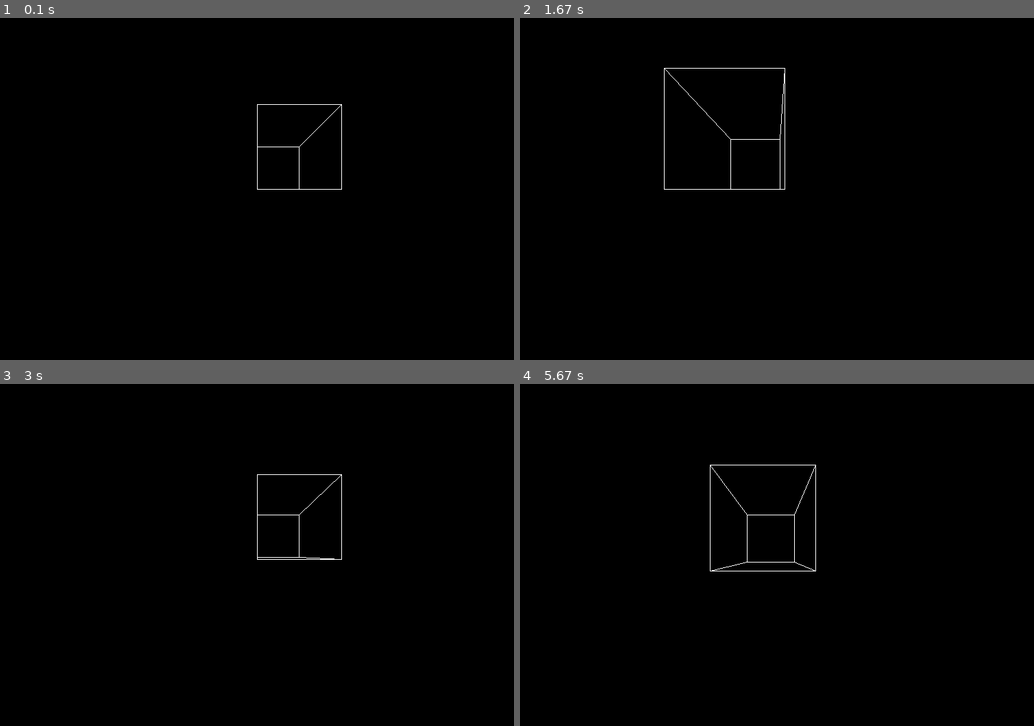
Above: before the commit, frames 1-4 (two rows, left to right).
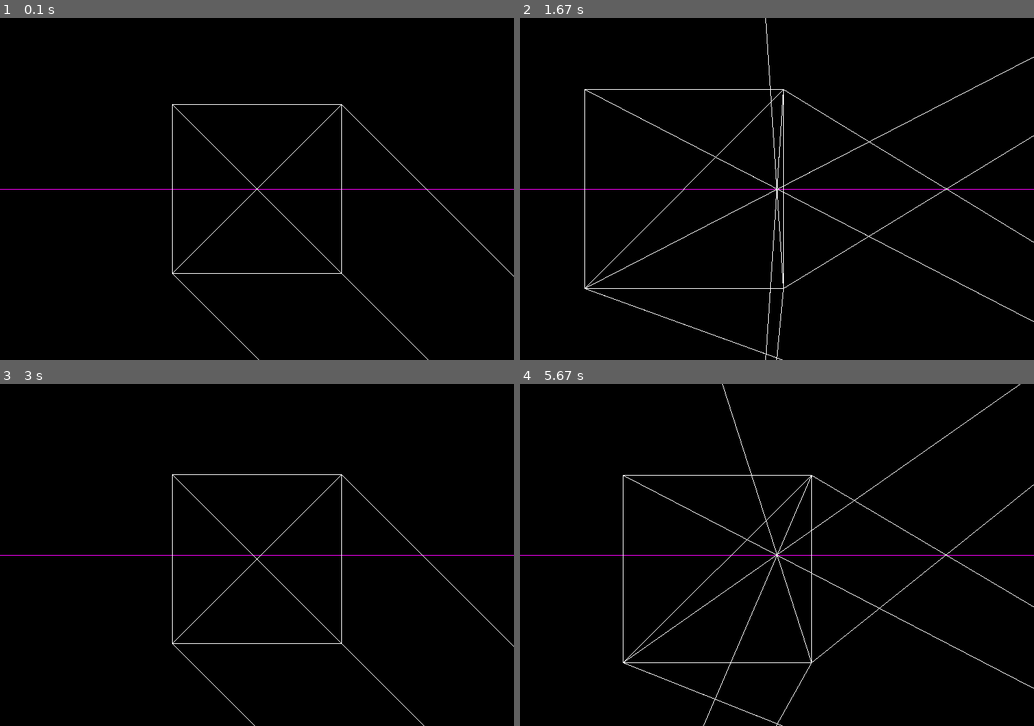
Above: after the commit, the same moments.

Repository: evanrk/3D_engine_revisited
Game: pygame game, started from main.py
The game is run twice, just before and just after one commit, with the same random seed, the same clock (stepped at 60 frames per second) and the same inputs.
Inputs:
- Up to frame 1 (0.1 s): no input
- Up to frame 2 (1.67 s): hold Right 0.33-0.8 s; hold Up 0.83-1.13 s; hold Right 1.17-1.63 s
- Up to frame 3 (3 s): hold Left 1.67-2.2 s; tap E at 1.82 s; hold Down 2.23-2.53 s; hold Left 2.57-2.97 s
- Up to frame 4 (5.67 s): hold Up 3-3.37 s; tap E at 3.15, 4.62 s; hold Right 3.4-4.03 s; hold Down 4.07-4.43 s; hold Left 4.47-4.93 s; hold Right 4.97-5.43 s; hold Up from 5.47 s (still down)

The runs differ from the first frame. In frame 1, 0.7% of the frame differs, in the area x 0-100%, y 25-100%; in frame 2, 1.6%, in the area x 0-100%, y 0-100%; in frame 3, 0.8%; in frame 4, 1.6%.

Commit message:
making changes, started obj class

Diff:
--- a/camera.py
+++ b/camera.py
@@ -36,12 +36,11 @@
 
 
     def draw_line_3d(self, surface, vector:Vector3):
-        # the magnitude in the direction of the camera perp vector should be the distance of that vector in the projected x direction
-        # projection_x = self.camera_x.proj_scalar(vector - Vector3(self.camera_normal.start_pos))
+        # the magnitude in the direction of the camera perp start and end position should be the distance of those vector (points) in the projected x direction
         projection_x_end = self.camera_x.proj_scalar(Vector3(vector.end_pos) - Vector3(self.camera_normal.start_pos))
         projection_x_start = self.camera_x.proj_scalar(Vector3(vector.start_pos) - Vector3(self.camera_normal.start_pos))
+
         # same for this one but in the y direction
-        # projection_y = self.camera_y.proj_scalar(vector - Vector3(self.camera_normal.start_pos))
         projection_y_end = self.camera_y.proj_scalar(Vector3(vector.end_pos) - Vector3(self.camera_normal.start_pos))
         projection_y_start = self.camera_y.proj_scalar(Vector3(vector.start_pos) - Vector3(self.camera_normal.start_pos))
 
@@ -50,22 +49,6 @@
 
         # projection_y_start = Vector3(projection_y.start_pos) - Vector3(self.camera_normal.start_pos)
         # projection_z_start = Vector3(projection_z.start_pos) - Vector3(self.camera_normal.start_pos)
-
-        # edge_x = max(math.tan(FOV/2) * projection_z, 0)
-        # edge_y = max(math.tan(FOV/2) * projection_z * WINDOW_WIDTH/WINDOW_HEIGHT, 0) # scaled bc height is smaller
-
-
-        # if abs(projection_x) > abs(edge_x):
-        #     projection_x = math.copysign(edge_x, projection_x)
-
-        # if abs(projection_y) > abs(edge_y):
-        #     projection_y = math.copysign(edge_x, projection_y)
-
-        # must project the position too
-        # position_vector = Vector3(vector.start_pos)
-
-        # projection_x_start = self.camera_x.proj_scalar(position_vector)
-        # projection_y_start = self.camera_y.proj_scalar(position_vector)
 
         draw_line_2d(surface, Vector2((projection_x_end-projection_x_start, projection_y_end-projection_y_start), (projection_x_start, projection_y_start), color=vector.color))
 
@@ -89,11 +72,14 @@
         # the distance to the end of the vector
         distance_to_end = self.camera_normal.proj_scalar(vector_end - Vector3(self.camera_normal.start_pos))
 
-        print(f"{distance_to_start=}\n{distance_to_end=}")
+        # print(f"{distance_to_start=}\n{distance_to_end=}")
+
+        if distance_to_end <= 0 and distance_to_start <= 0:
+            return
 
         # scaled start and end from the fov
-        scaler_start = (math.tan(FOV/2) * distance_to_start)
-        scaler_end = (math.tan(FOV/2) * distance_to_end)
+        scaler_start = (math.tan(FOV/2) * distance_to_start) / 2 # seems to be off the divide by 2 is something
+        scaler_end = (math.tan(FOV/2) * distance_to_end) / 2 # seems to be off
 
         # scaled to perspective
         perspective_x_start = projection_x_start / scaler_start
@@ -102,32 +88,27 @@
         perspective_y_start = projection_y_start / scaler_start
         perspective_y_end = projection_y_end / scaler_end
 
-        draw_line_2d(surface, Vector2((perspective_x_end-perspective_x_start, perspective_y_end-perspective_y_start), (perspective_x_start, perspective_y_start), color=vector.color))
+        # check if line passes edges of the screen
+        edge_x_start = max(math.tan(FOV/2) * distance_to_start, 0)
+        edge_y_start = max(math.tan(FOV/2) * distance_to_start * WINDOW_WIDTH/WINDOW_HEIGHT, 0) # scaled bc height is smaller
 
-    # def one_point_perspective(self, surface, vector:Vector3):
-    #     vector_start = Vector3(vector.start_pos)
-    #     vector_end = (vector + vector_start)
+        edge_x_end = max(math.tan(FOV/2) * distance_to_end, 0)
+        edge_y_end = max(math.tan(FOV/2) * distance_to_end * WINDOW_WIDTH/WINDOW_HEIGHT, 0) # scaled bc height is smaller
+
+        if abs(projection_x_start) > abs(edge_x_start):
+            projection_x_start = math.copysign(edge_x_start, projection_x_start)
+
+        if abs(projection_y_start) > abs(edge_y_start):
+            projection_y_start = math.copysign(edge_y_start, projection_y_start)
+
+        if abs(projection_x_end) > abs(edge_x_end):
+            projection_x_end = math.copysign(edge_x_end, projection_x_end)
+
+        if abs(projection_y_end) > abs(edge_y_end):
+            projection_y_end = math.copysign(edge_y_end, projection_y_end)
 
 
-    #     # the distance to the start of the vector
-    #     distance_to_start = self.camera_normal.proj_scalar(vector_start - Vector3(self.camera_normal.start_pos))
-    #     # the distance to the end of the vector
-    #     distance_to_end = self.camera_normal.proj_scalar(vector_end - Vector3(self.camera_normal.start_pos))
-
-    #     print(f"{distance_to_start=}\n{distance_to_end=}\n")
-
-    #     # scaled start and end from the fov
-    #     scaler_start = (math.tan(FOV/2) * distance_to_start)
-    #     scaler_end = (math.tan(FOV/2) * distance_to_end)
-
-    #     # scaled to perspective
-    #     perspective_start = vector_start / scaler_start
-    #     perspective_end = vector_end / scaler_end
-
-    #     # create perspective vector from the new start and end values
-    #     perspective_vector = Vector3((perspective_end-perspective_start).values, perspective_start.values, color=vector.color)
-
-    #     self.draw_line_3d(surface, perspective_vector)
+        draw_line_2d(surface, Vector2((perspective_x_end-perspective_x_start, perspective_y_end-perspective_y_start), (perspective_x_start, perspective_y_start), color=vector.color))
 
 
     def draw_vecs_3d(self, surface, vecs):
@@ -138,36 +119,3 @@
     def draw_vecs_1p(self, surface, vecs):
         for vec in vecs:
             self.one_point_perspective(surface, vec)
-
-
-
-# legacy one point perspective (scales very weirdly and i cant figure it out haha)
- # def one_point_perspective(self, surface, vector:Vector3):
-    #     """Project onto a one point perspective. Condenses points based on z value"""
-    #     # z axis is out/in the screen
-
-    #     start_pos_x = vector.start_pos[0] - self.camera_normal.start_pos[0]
-    #     start_pos_y = vector.start_pos[1] - self.camera_normal.start_pos[1]
-    #     start_pos_z = (vector.start_pos[2] - self.camera_normal.start_pos[2])
-    #     # start_pos_z = vector.start_pos[2]/10
-
-    #     end_pos_x = vector.end_pos[0] - self.camera_normal.start_pos[0]
-    #     end_pos_y = vector.end_pos[1] - self.camera_normal.start_pos[1]
-    #     end_pos_z = (vector.end_pos[2] - self.camera_normal.start_pos[2])
-    #     # end_pos_z = vector.end_pos[2]/10
-
-    #     # tan gives the ratio for distance to x size <--- IMPORTANT
-    #     proj_start_pos_x = start_pos_x / (math.tan(FOV/2) * start_pos_z)
-    #     proj_start_pos_y = start_pos_y / (math.tan(FOV/2) * start_pos_z)
-
-    #     proj_end_pos_x = end_pos_x / (math.tan(FOV/2) * end_pos_z)
-    #     proj_end_pos_y = end_pos_y / (math.tan(FOV/2) * end_pos_z)
-
-    #     # create new vector2d
-    #     vector_length_values = (proj_end_pos_x - proj_start_pos_x, proj_end_pos_y - proj_start_pos_y)
-    #     start_values = (proj_start_pos_x, proj_start_pos_y)
-
-    #     perspective_vector = Vector2(vector_length_values, start_pos=start_values, color=vector.color)
-
-    #     # draw new 2d vector
-    #     draw_line_2d(surface, perspective_vector)
--- a/main.py
+++ b/main.py
@@ -1,10 +1,13 @@
+import sys
+from functools import reduce
+
 import pygame
-import sys
 
 from vectors import *
 from render_helper import *
 from constants import *
 from camera import *
+from objects import Object3D
 
 pygame.init()
 
@@ -19,8 +22,8 @@
 # cube vectors
 
 # x vectors for cube
+cube_vec4 = Vector3((1, 0, 0), (0, 1, 0), color=(255, 255, 255))
 cube_vec3 = Vector3((1, 0, 0), (0, 0, 0), color=(255, 255, 255))
-cube_vec4 = Vector3((1, 0, 0), (0, 1, 0), color=(255, 255, 255))
 cube_vec2 = Vector3((1, 0, 0), (0, 0, 1), color=(255, 255, 255))
 cube_vec1 = Vector3((1, 0, 0), (0, 1, 1), color=(255, 255, 255))
 
@@ -62,9 +65,13 @@
 #     z_vec,
 # ]
 
-# normal vec of camera
+
+cube = Object3D.read_obj("cube.obj")
+vecs = reduce(lambda x, y: x+y , cube.face_vectors)
 
 
+
+# normal vec of camera
 camera_normal = Vector3((0, 0, 1))
 camera_perpendicular_x = Vector3((1, 0, 0))
 camera_pos = (0, 0, -1)
@@ -111,7 +118,8 @@
         # color background black
         window.fill((0, 0, 0))
 
-        # draw_line_2d(window, Vector2((500, 0), (-250, 0), color=(255, 0, 255)))
+        # the horizon line, to keep everything in perspective
+        draw_line_2d(window, Vector2((500, 0), (-250, 0), color=(255, 0, 255)))
 
 
         # camera.draw_vecs_3d(window, vecs)
--- /dev/null
+++ b/objects.py
@@ -0,0 +1,52 @@
+from vectors import *
+from functools import reduce
+
+class Object3D:
+    def __init__(self, face_vectors, vertices, faces):
+        self.face_vectors = face_vectors
+        self.vertices = vertices
+        self.faces = faces
+
+    @classmethod
+    # read_obj is from gpt
+    def read_obj(cls, filename):
+        """creates a Object3d from the corresponding obj file"""
+        vertices = []
+        faces = []
+
+        with open(filename, 'r') as file:
+            for line in file:
+                parts = line.split()
+                if not parts:
+                    continue
+                if parts[0] == 'v':  # This line is a vertex
+                    vertex = list(map(float, parts[1:4]))  # Convert each part into a float
+                    vertices.append(vertex)
+                elif parts[0] == 'f':  # This line is a face
+                    # Faces can be complex, but here we assume it's a simple face with vertex indices
+                    face = [int(part.split('/')[0]) for part in parts[1:]]  # Convert indices to int
+                    faces.append(face)
+
+
+        face_vectors = []
+        # faces are triangles in space (need 3 vectors each)
+        for face in faces:
+            face_vertices = [vertices[vertex_index-1] for vertex_index in face]
+
+            # the last vector has index 2 as starting and index 0 as ending (easier to append first to the end)
+            face_vertices.append(face_vertices[0])
+
+            face_parts = []
+            for first_vertex, second_vertex in zip(face_vertices[1:], face_vertices):
+                face_vector = Vector3([b - a for a, b in zip(first_vertex, second_vertex)], first_vertex, color=(255, 255, 255))
+                face_parts.append(face_vector)
+
+            face_vectors.append(face_parts)
+
+        return cls(face_vectors, vertices, faces)
+
+# Usage
+# face_vectors, vertices, faces =
+# Object3D.read_obj("cube.obj")
+# print("Vertices:", vertices)
+# print("Faces vecs:", face_vectors)
--- /dev/null
+++ b/pyproject.toml
@@ -0,0 +1,8 @@
+[project]
+name = "3d-engine-2"
+version = "0.1.0"
+requires-python = ">=3.13"
+dependencies = [
+    "numpy>=2.5.4",
+    "pygame>=2.6.1",
+]
--- a/vectors.py
+++ b/vectors.py
@@ -122,7 +122,7 @@
         return Vector3(self.values / other, color=self.color)
 
     def __str__(self):
-        return f"{self.values}"
+        return f"Vec: {self.values}"
 
     def __repr__(self):
         return self.__str__()
Not shown, added: cube.obj
Not shown, added: .DS_Store
Not shown, changed: .gitignore
Not shown, added: uv.lock
